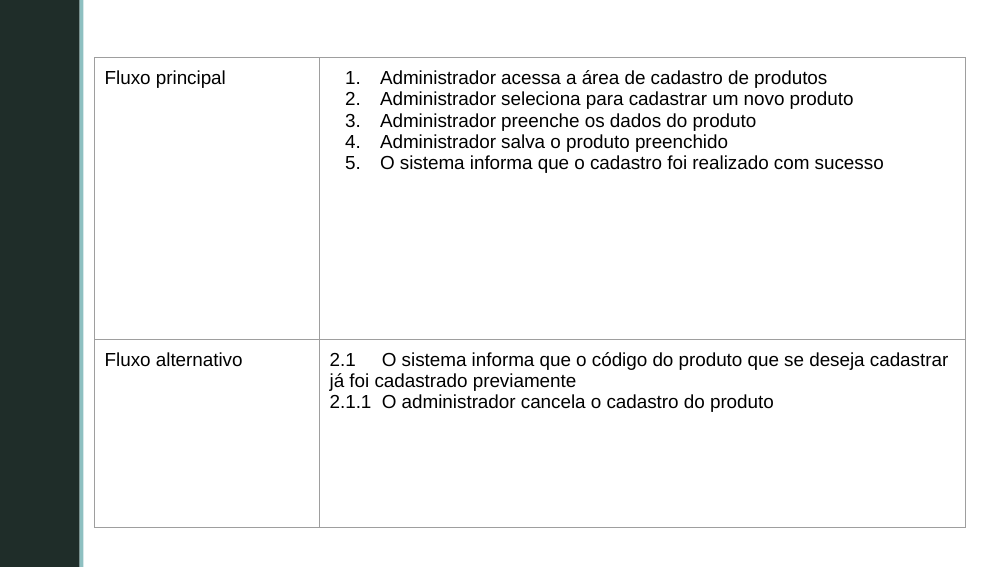
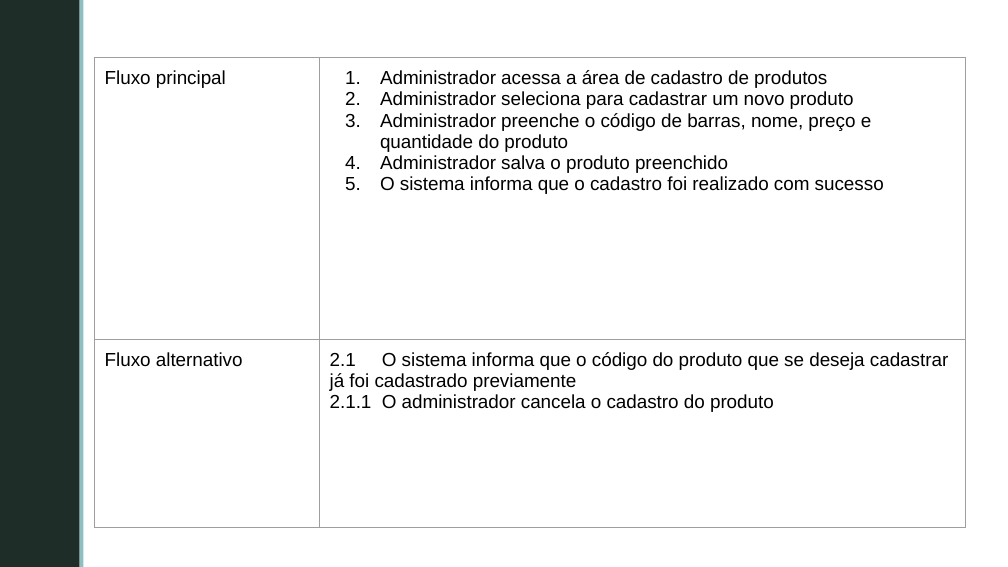
Before and after one commit to GabrielFVieira/PDV_Grupo5_Projeto_Software, a slide deck: slide 8 of documentos/CasosDeUso_Requisitos.pptx (slide 5 before the commit). Drawn at 1008x567 pixels with LibreOffice and Linux fonts; fonts in the diff are those of the drawing; background and template pictures are left out. Boxes give left, top, right and bottom in pixels: in the first picture for what was removed or moved away, otherwise in the second. Text is boxed around its words. In the diff, an @@ line names an element or a change of style, - is before the commit and + after.

```diff
--- a/documentos/CasosDeUso_Requisitos.pptx
+++ b/documentos/CasosDeUso_Requisitos.pptx
@@ table at [95,57,965,416] @@
-row 1, column 2: Administrador acessa a área de cadastro de produtos / Administrador seleciona para cadastrar um novo produto / Administrador preenche os dados do produto / Administrador salva o produto preenchido / O sistema informa que o cadastro foi realizado com sucesso
+row 1, column 2: Administrador acessa a área de cadastro de produtos / Administrador seleciona para cadastrar um novo produto / Administrador preenche o código de barras, nome, preço e quantidade do produto / Administrador salva o produto preenchido / O sistema informa que o cadastro foi realizado com sucesso
```
Also in this commit, not shown: 8 other slides changed, 1 slide added, 1 slide removed, 1 other file.
